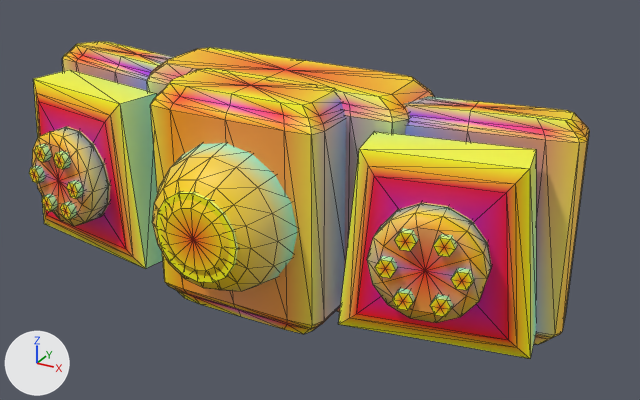
One commit to the glTF model models/parts/llm_gen_chest_armor_036_4b55e6.glb: the scene before it, then after it.
Rendered twice from a 50 mm camera at (25.3, -45.2, 22.3) aimed at (3.1, -4.7, 2.1). Every picture has the same lights, and +X, +Y and +Z are marked at lower left. The first picture is the older version. Mesh edges are drawn as thin lines. Vertices at exactly the same position are counted once.

Before the edit, the objects in view are built like this:
```python
me_adapter_pectoral_frame_l = bpy.data.meshes.new('adapter_pectoral_frame_l')
me_adapter_pectoral_frame_l.from_pydata(...)  # 114 vertices, 224 faces; spans x -17.2..-5.2, y -6.43..-0.17, z -4.01..8.41
me_adapter_pectoral_frame_l.materials.append(mat_defaultmaterial_002)
me_adapter_pectoral_frame_r = bpy.data.meshes.new('adapter_pectoral_frame_r')
me_adapter_pectoral_frame_r.from_pydata(...)  # 114 vertices, 224 faces; spans x 5.2..17.2, y -6.43..-0.17, z -4.01..8.41
me_adapter_pectoral_frame_r.materials.append(mat_defaultmaterial_001)
me_adapter_sternum_collar_dark = bpy.data.meshes.new('adapter_sternum_collar_dark')
me_adapter_sternum_collar_dark.from_pydata(...)  # 114 vertices, 224 faces; spans x -8.4..8.4, y -6.0..-0.2, z -4.4..8.8
me_adapter_sternum_collar_dark.materials.append(mat_defaultmaterial)
ob_adapter_pectoral_frame_l = bpy.data.objects.new('adapter_pectoral_frame_l', me_adapter_pectoral_frame_l)
ob_adapter_pectoral_frame_l.location = (0.0, 0.0, 0.0)
ob_adapter_pectoral_frame_r = bpy.data.objects.new('adapter_pectoral_frame_r', me_adapter_pectoral_frame_r)
ob_adapter_pectoral_frame_r.location = (0.0, 0.0, 0.0)
ob_adapter_sternum_collar_dark = bpy.data.objects.new('adapter_sternum_collar_dark', me_adapter_sternum_collar_dark)
ob_adapter_sternum_collar_dark.location = (0.0, 0.0, 0.0)
# also in view: 'mega_emitter_bell_1_optic_cyan' at (0.0, -10.7, 2.2); 'servo_4_bolts_gold_r' at (11.4, -8.7, 2.2); 'mega_housing_center_0_cobalt_anodized' at (0.0, -6.7, 2.2); 'servo_4_servo_accent_r' at (11.4, -8.7, 2.2); 'mega_emitter_lens_2_optic_cyan' at (0.0, -11.4, 2.2)
```
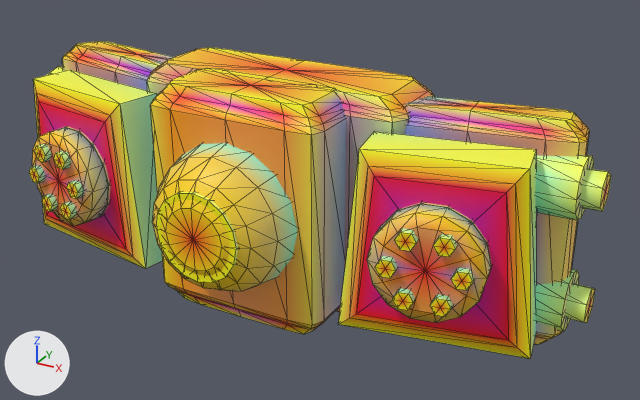
Location of each change, (x1, y1, x2, y2) in pixels of the pictures (640 x 400 px):
'adapter_pectoral_frame_r', reshaped: before (403, 97, 589, 344); after (403, 97, 594, 344)
'adapter_pectoral_frame_l', reshaped (12% wider): before (62, 41, 174, 91); after (49, 41, 174, 91)
'adapter_chest_lock_bolts_gold_r', added: after (565, 168, 611, 323)
part 1 of me_adapter_pectoral_frame_r, added: after (535, 269, 579, 331)
part 2 of me_adapter_pectoral_frame_r, added: after (536, 155, 594, 220)
part 3 of me_adapter_pectoral_frame_r, recoloured: (546, 141, 588, 334) in both
part 4 of me_adapter_pectoral_frame_l, added (mostly hidden): after (49, 66, 66, 75)

What the commit changed:
me_adapter_pectoral_frame_r is used by ob_adapter_pectoral_frame_r; location (0.0, 0.0, 0.0).
me_adapter_pectoral_frame_r had 114 vertices, 224 faces and spanned x 5.2..17.2, y -6.43..-0.17, z -4.01..8.41.
me_adapter_pectoral_frame_r now has 166 vertices, 320 faces and spans x 5.2..17.3, y -6.43..-0.17, z -4.01..8.41.
me_adapter_pectoral_frame_r part 1: a new loose piece, a 12-sided cylinder along x spanning x 14.7..17.3, y -5.05..-1.75, z -2.85..0.45, in mat_defaultmaterial_001.
me_adapter_pectoral_frame_r part 2: a new loose piece, a 12-sided cylinder along x spanning x 14.7..17.3, y -5.05..-1.75, z 3.55..6.85, in mat_defaultmaterial_001.
me_adapter_pectoral_frame_r part 3: 5 kept faces spanning x 15.2..17.2, y -4.54..-0.64, z -3.04..7.51 get new vertex colours; the middle colour goes from yellow #ffc500 to yellow #f8c542.
me_adapter_pectoral_frame_l is used by ob_adapter_pectoral_frame_l; location (0.0, 0.0, 0.0).
me_adapter_pectoral_frame_l had 114 vertices, 224 faces and spanned x -17.2..-5.2, y -6.43..-0.17, z -4.01..8.41.
me_adapter_pectoral_frame_l no longer uses material mat_defaultmaterial_002.
me_adapter_pectoral_frame_l now has 166 vertices, 320 faces and spans x -17.3..-5.2, y -6.43..-0.17, z -4.01..8.41.
me_adapter_pectoral_frame_l part 4: a new loose piece, a 12-sided cylinder along x spanning x -17.3..-14.7, y -5.05..-1.75, z 3.55..6.85, in mat_defaultmaterial_003.
Other edits to the shape of me_adapter_pectoral_frame_l do not show in these pictures.
me_adapter_pectoral_frame_l gains material mat_defaultmaterial_003.
Mesh me_adapter_chest_lock_bolts_gold_r is new.
It consists of a 6-sided cylinder along x spanning x 14.7..18.3, y -4.31..-2.49, z -2.25..-0.15; a 6-sided cylinder along x spanning x 14.7..18.3, y -4.31..-2.49, z 4.15..6.25.
It uses material mat_defaultmaterial_002.
Object 'adapter_chest_lock_bolts_gold_r' (ob_adapter_chest_lock_bolts_gold_r) is new; it shows me_adapter_chest_lock_bolts_gold_r.
Its location is (0.0, 0.0, 0.0).
